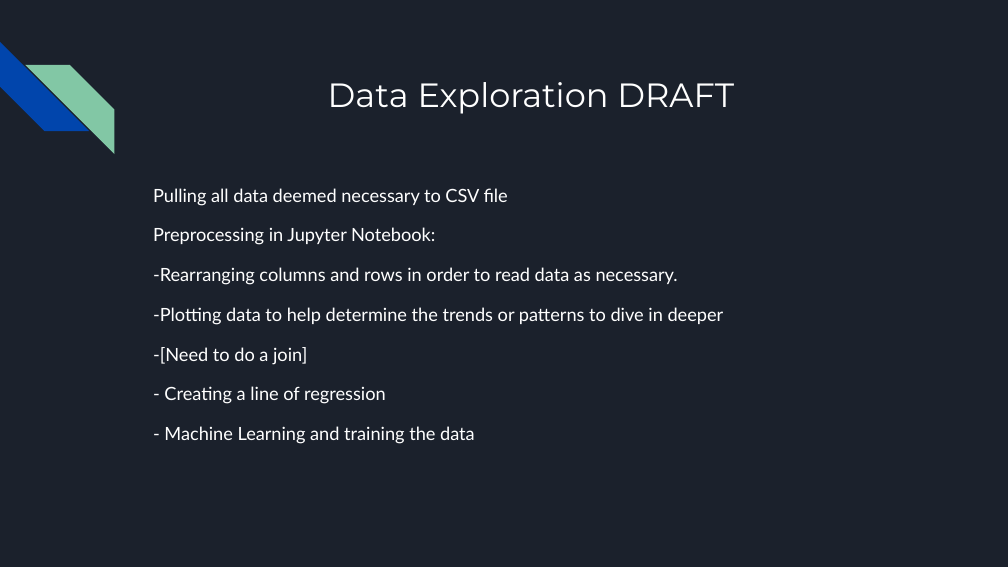
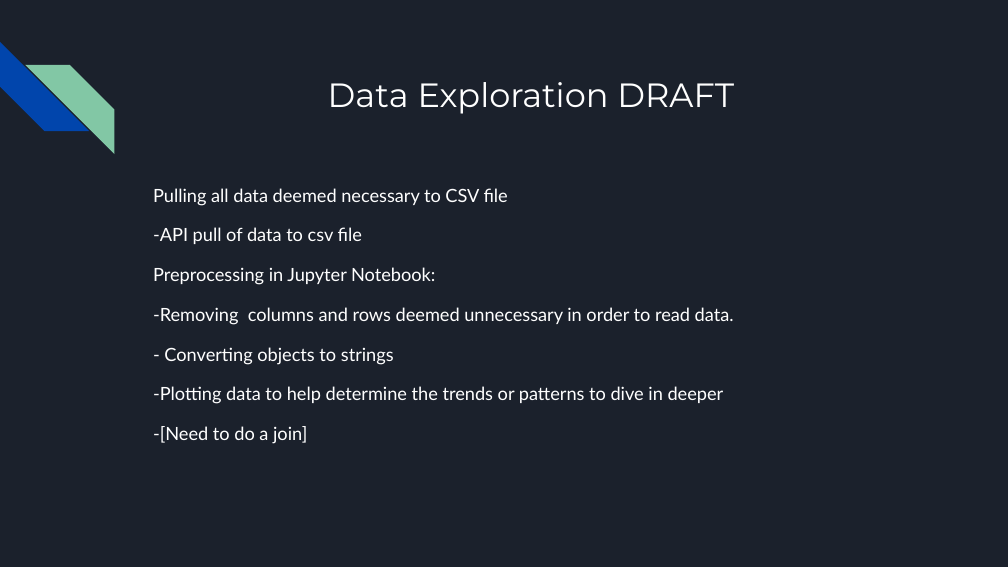
Before and after one commit to VickyCarlson/PCI_Growth, a slide deck: slide 6 of Effect of Educational Attainment on per Capita Growth by State.pptx. Drawn at 1008x567 pixels with LibreOffice and Linux fonts; fonts in the diff are those of the drawing. Boxes give left, top, right and bottom in pixels: in the first picture for what was removed or moved away, otherwise in the second. Text is boxed around its words. In the diff, an @@ line names an element or a change of style, - is before the commit and + after.

```diff
--- a/Effect of Educational Attainment on per Capita Growth by State.pptx
+++ b/Effect of Educational Attainment on per Capita Growth by State.pptx
@@ text at box(153, 227, 362, 244): paragraph added @@
+-API pull of data to csv file
@@ text at box(153, 307, 734, 365): text changed @@
--Rearranging columns and rows in order to read data as necessary.
+-Removing columns and rows deemed unnecessary in order to read data.
+- Converting objects to strings
@@ text at box(164, 386, 475, 444): paragraphs removed @@
-- Creating a line of regression
-- Machine Learning and training the data
```
Also in this commit, not shown: 2 other slides changed, 1 slide added.
